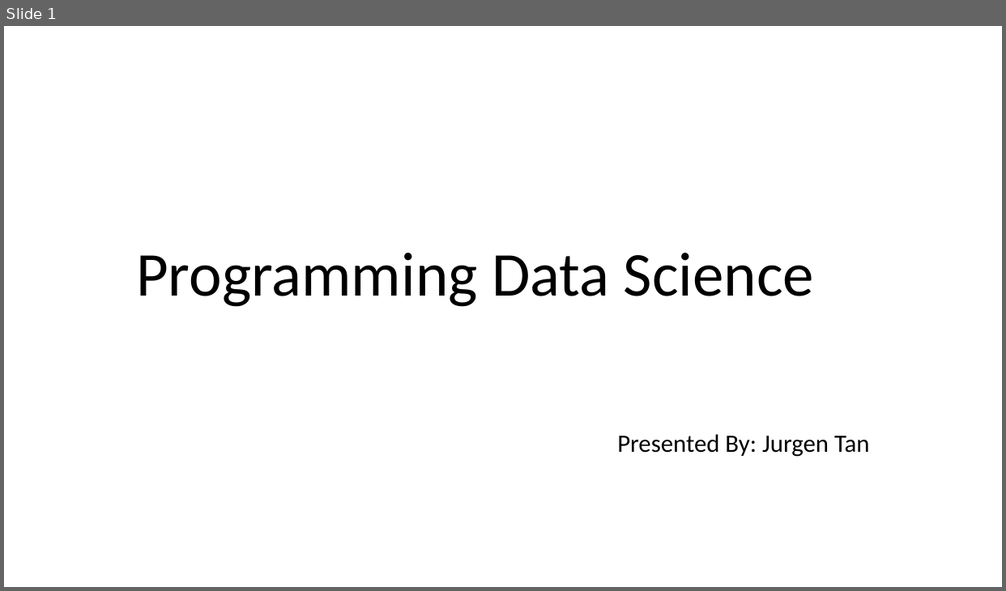
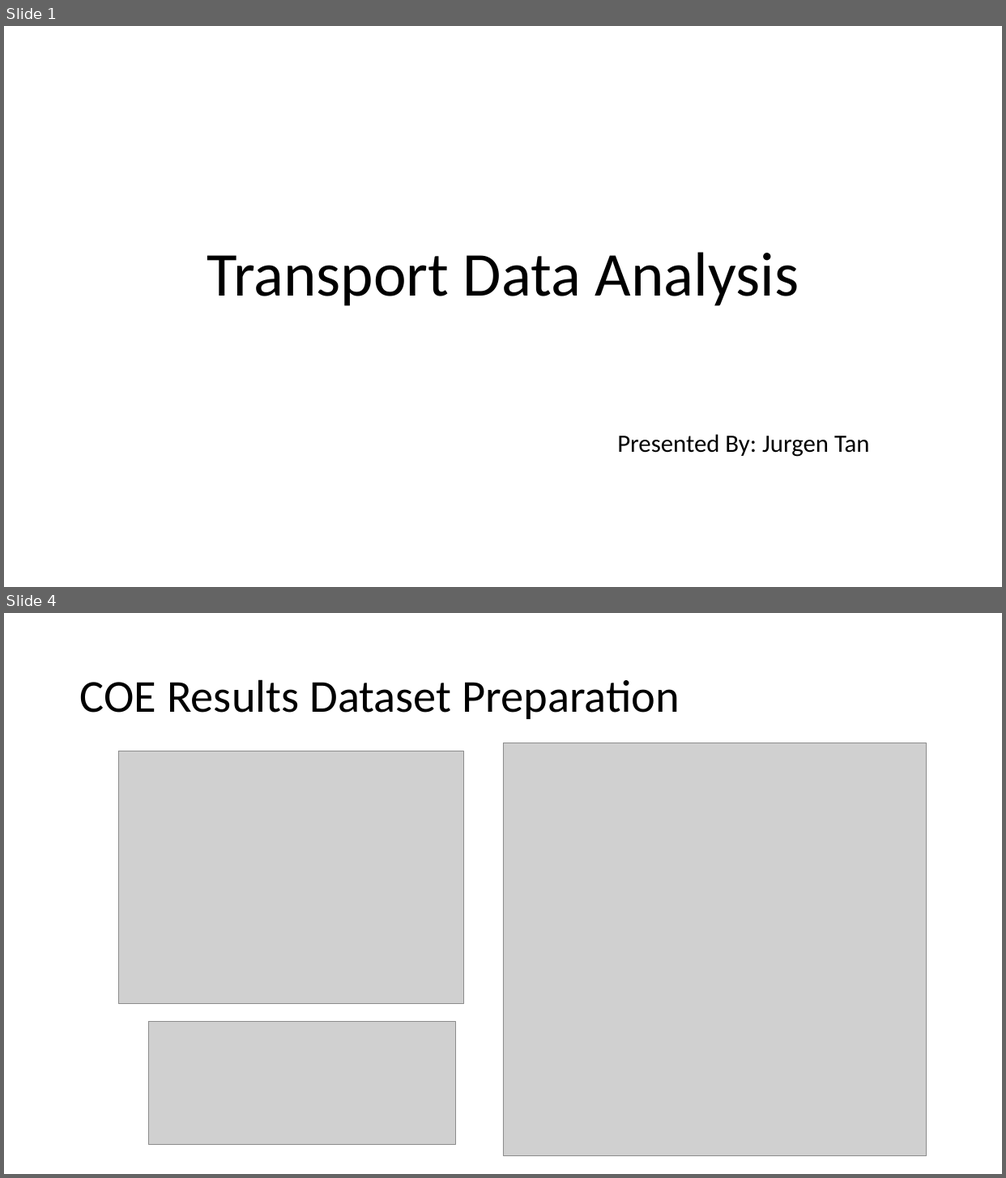
Before and after one commit to jurgen-tan-git/PDS-Assignments, a slide deck: JurgenTan_CA1.pptx. Shown one above the other, each under a label of ours: slide 1 before the commit, slides 1 and 4 after it; the slides between them are not shown. The pictures are 1006x591 and 1006x1178 pixels, drawn with LibreOffice and Linux fonts; fonts in the diff are those of the drawing; grey boxes stand for pictures. Boxes give left, top, right and bottom in pixels: in the first picture for what was removed or moved away, otherwise in the second. Text is boxed around its words. In the diff, an @@ line names an element or a change of style, - is before the commit and + after.

```diff
--- a/JurgenTan_CA1.pptx
+++ b/JurgenTan_CA1.pptx
@@ slide 4 added at <box>4,613,1002,1174</box>, background #FFFFFF @@
@@ title added at <box>80,679,680,719</box>, 44 pt, text #000000 @@
+COE Results Dataset Preparation
@@ picture added at <box>118,752,463,1004</box> @@
@@ picture added at <box>503,743,927,1157</box> @@
@@ picture added at <box>149,1022,456,1144</box> @@
@@ slide 1 changed as well @@
@@ title at <box>207,252,799,306</box>: text changed @@
-Programming Data Science
+Transport Data Analysis
```
Also in this commit, not shown: 5 other slides changed, 3 other slides added, 4 other files.
